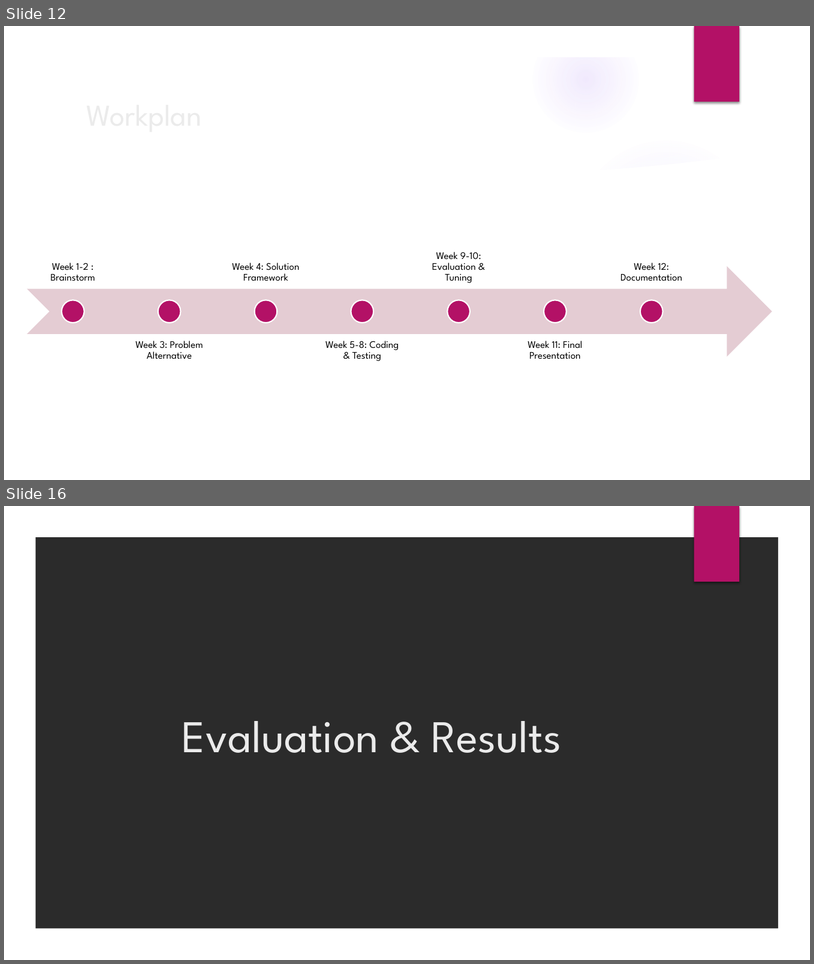
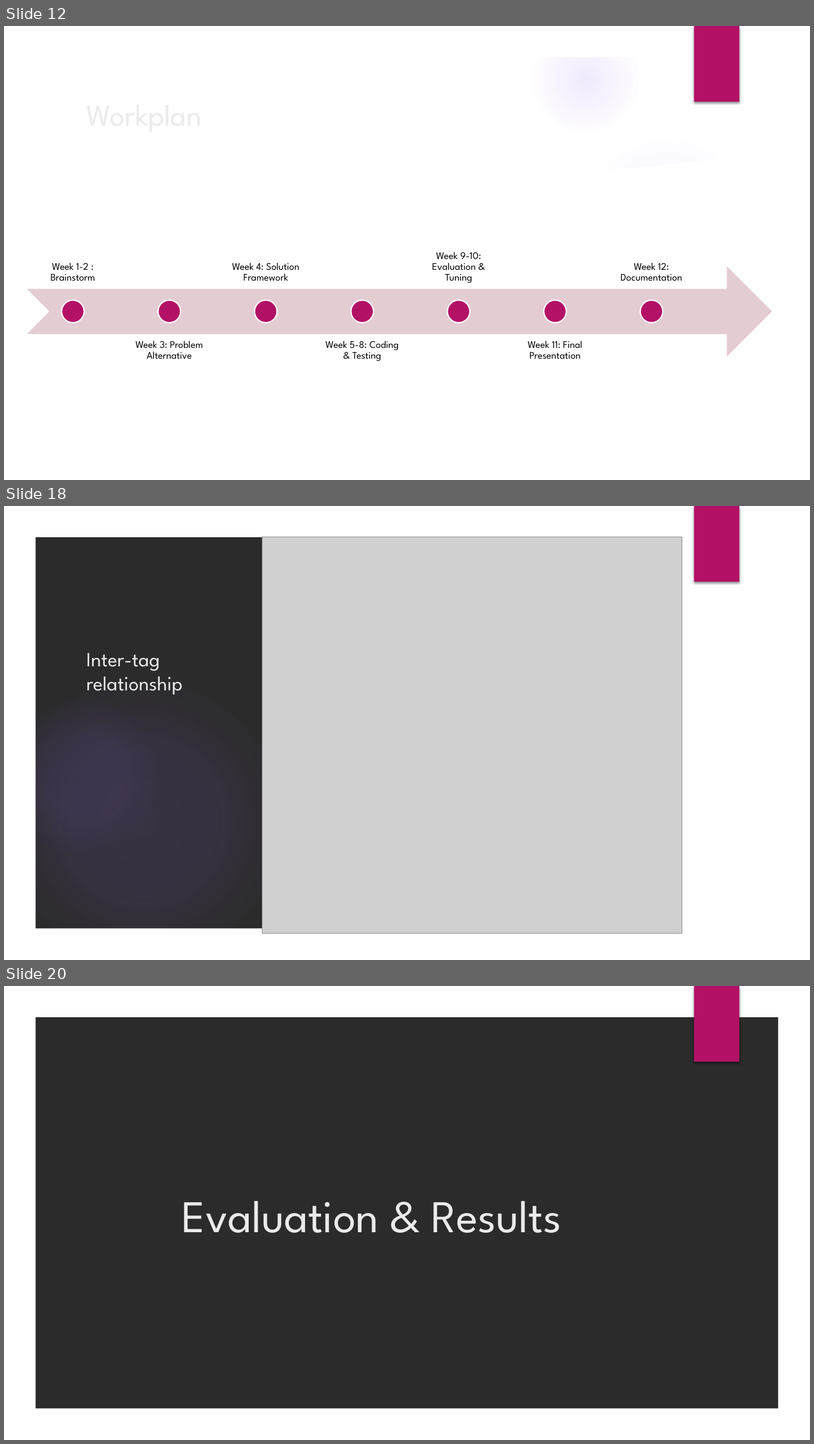
Before and after one commit to saurabhvermaaaa/Adobe-Internship, a slide deck: Internship 2016.pptx. Shown one above the other, each under a label of ours: slides 12 and 16 before the commit, slides 12, 18 and 20 after it; the slides between them are not shown. The pictures are 814x964 and 814x1444 pixels, drawn with LibreOffice and Linux fonts; fonts in the diff are those of the drawing; grey boxes stand for pictures; background and template pictures are left out; a plain dark background stands for a picture behind light text. Boxes give left, top, right and bottom in pixels: in the first picture for what was removed or moved away, otherwise in the second. Text is boxed around its words. In the diff, an @@ line names an element or a change of style, - is before the commit and + after.

```diff
--- a/Internship 2016.pptx
+++ b/Internship 2016.pptx
@@ slide 18 added at [4, 506, 810, 960], background picture (left out); not listed: 6 template elements that a slide beside it also shows @@
@@ picture added at [263, 537, 682, 933] @@
@@ freeform shape added at [297, 532, 344, 751], fill #FFFFFF at 20% opacity @@
@@ freeform shape added at [311, 532, 393, 933], fill #FFFFFF @@
@@ rectangle added at [382, 532, 783, 933], fill #FFFFFF @@
@@ title added at [86, 653, 182, 694], 24 pt, text #EBEBEB @@
+Inter-tag relationship
@@ what was slide 16 is now slide 20 @@
```
Also in this commit, not shown: 5 slides changed, 14 other slides added, 6 slides removed, 9 other files.
